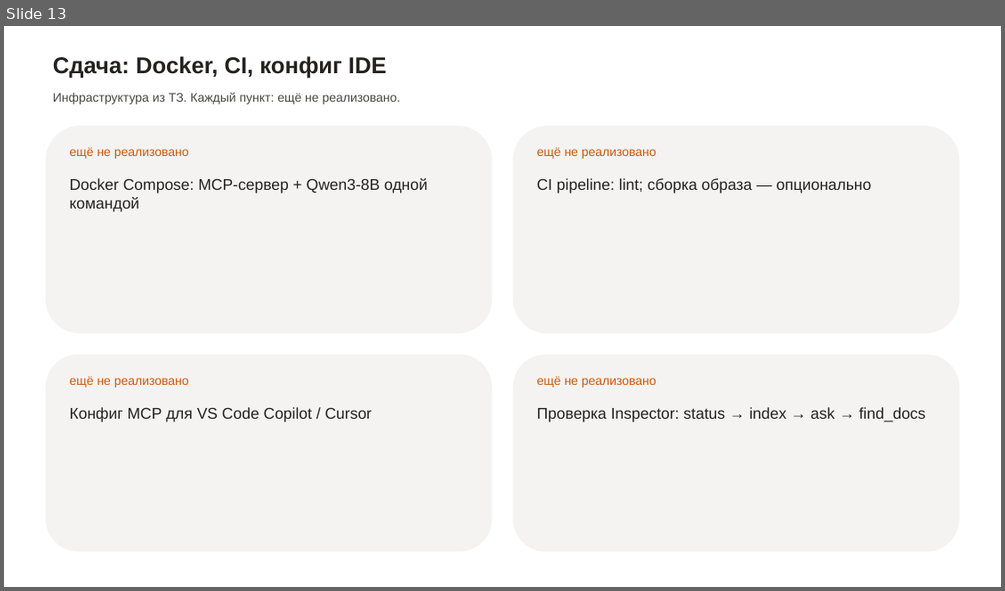
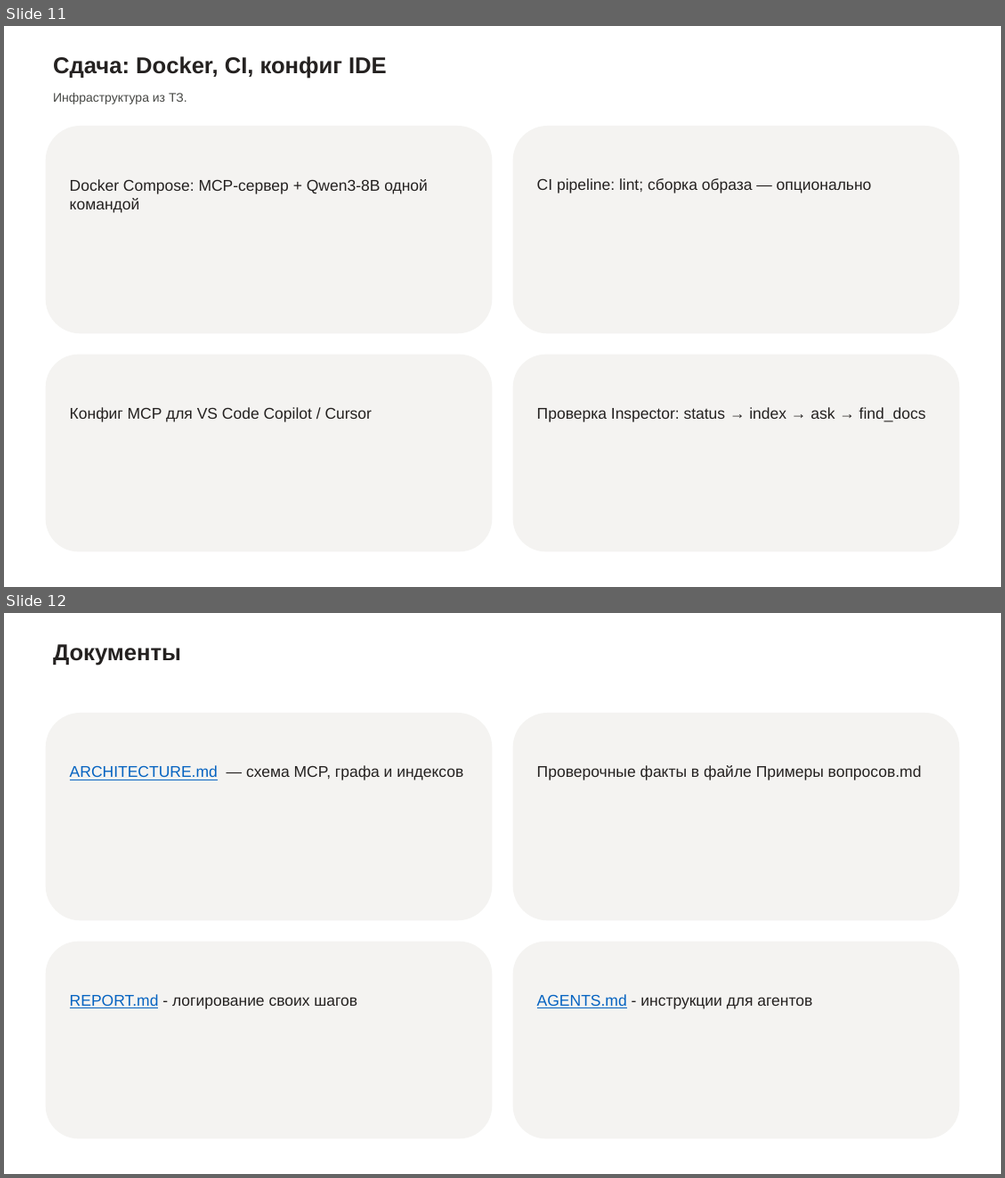
Before and after one commit to luna-pulse/MCP.RAG.StarTrek, a slide deck: Презентация_ВасильеваОВ.pptx. Shown one above the other, each under a label of ours: slide 13 before the commit, slides 11 and 12 after it. The pictures are 1005x591 and 1005x1178 pixels, drawn with LibreOffice and Linux fonts; fonts in the diff are those of the drawing. Boxes give left, top, right and bottom in pixels: in the first picture for what was removed or moved away, otherwise in the second. Text is boxed around its words. In the diff, an @@ line names an element or a change of style, - is before the commit and + after.

```diff
--- a/Презентация_ВасильеваОВ.pptx
+++ b/Презентация_ВасильеваОВ.pptx
@@ slide 12 added at [4, 613, 1001, 1174], background #FFFFFF @@
@@ text added at [53, 644, 181, 666], 22 pt, text #242120, bold @@
+Документы
@@ rounded rectangle added at [46, 713, 493, 920], fill #F4F3F1 @@
@@ rounded rectangle added at [513, 713, 960, 920], fill #F4F3F1 @@
@@ text added at [70, 765, 463, 780], 15 pt, text #242120 @@
+ARCHITECTURE.md — схема MCP, графа и индексов
@@ text added at [537, 765, 922, 780], 15 pt, text #242120 @@
+Проверочные факты в файле Примеры вопросов.md
@@ rounded rectangle added at [46, 941, 493, 1139], fill #F4F3F1 @@
@@ rounded rectangle added at [513, 941, 960, 1139], fill #F4F3F1 @@
@@ text added at [70, 994, 357, 1009], 15 pt, text #242120 @@
+REPORT.md - логирование своих шагов
@@ text added at [537, 994, 812, 1009], 15 pt, text #242120 @@
+AGENTS.md - инструкции для агентов
@@ what was slide 13 is now slide 11 @@
@@ slide 11 changed as well @@
@@ text at [53, 93, 187, 104]: text changed @@
-Инфраструктура из ТЗ. Каждый пункт: ещё не реализовано.
+Инфраструктура из ТЗ.
@@ text removed at [70, 147, 189, 159] @@
-ещё не реализовано
@@ text removed at [537, 147, 656, 159] @@
-ещё не реализовано
@@ proportions changed in 4 elements at [46, 126, 493, 333], [513, 126, 960, 333], [46, 354, 493, 552], [513, 354, 960, 552] @@
@@ text removed at [70, 376, 189, 387] @@
-ещё не реализовано
@@ text removed at [537, 376, 656, 387] @@
-ещё не реализовано
```
Also in this commit, not shown: 9 other slides changed, 3 other slides added, 4 slides removed.
